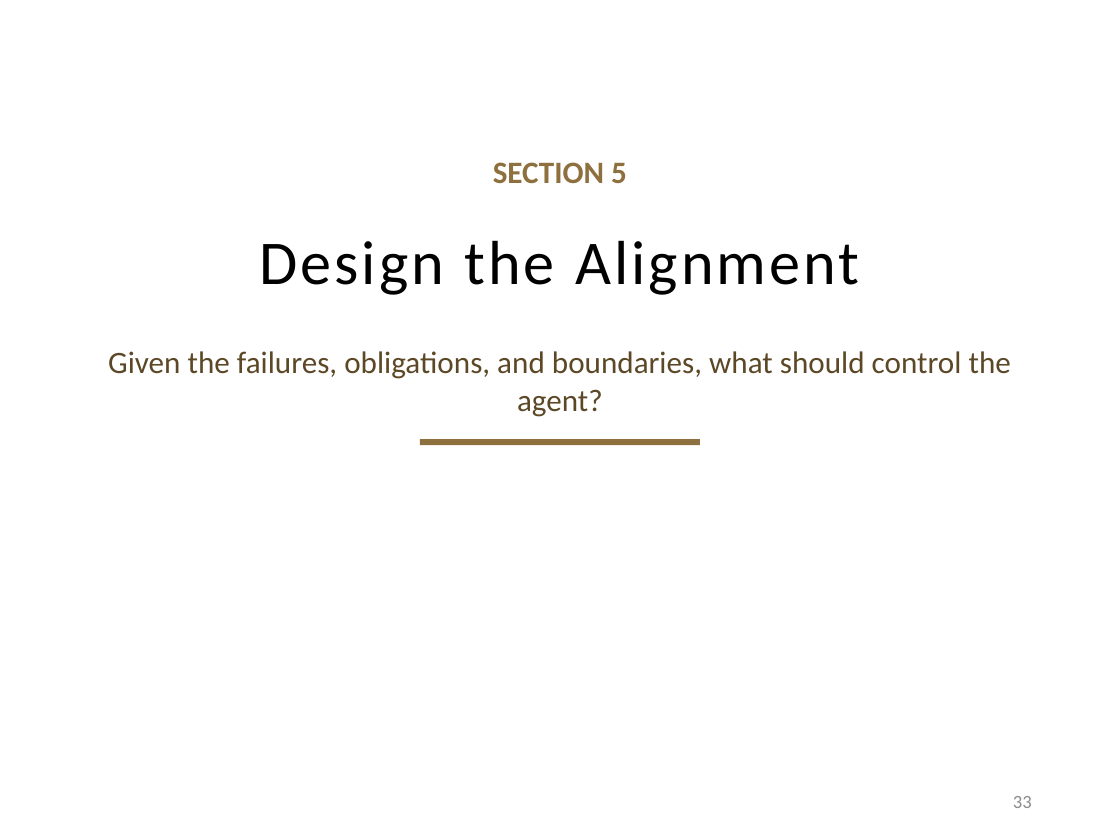
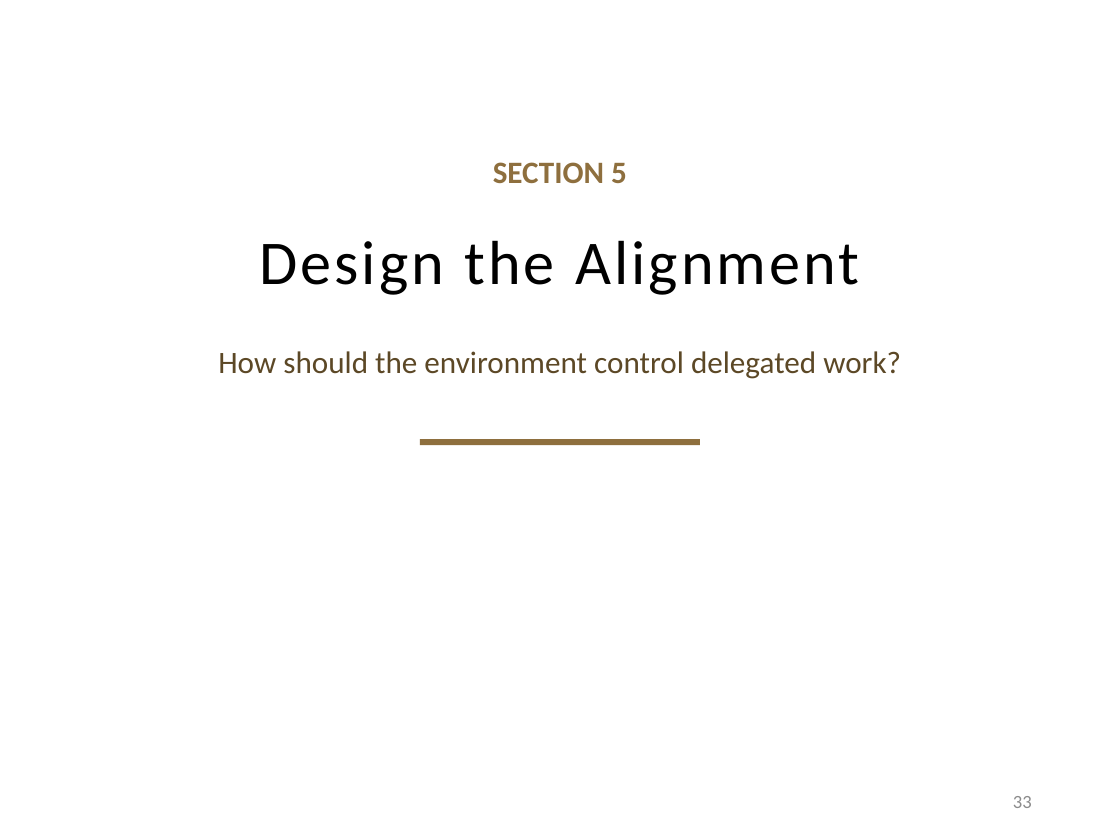
Before and after one commit to davisjam/model-based-agentic-software-engineering, a slide deck: slide 33 of course/lectures/act-2-delegation-and-control/03-alignment/2-3-Alignment.pptx. Drawn at 1120x840 pixels with LibreOffice and Linux fonts; fonts in the diff are those of the drawing; background and template pictures are left out. Boxes give left, top, right and bottom in pixels: in the first picture for what was removed or moved away, otherwise in the second. Text is boxed around its words. In the diff, an @@ line names an element or a change of style, - is before the commit and + after.

```diff
--- a/course/lectures/act-2-delegation-and-control/03-alignment/2-3-Alignment.pptx
+++ b/course/lectures/act-2-delegation-and-control/03-alignment/2-3-Alignment.pptx
@@ text at [218, 351, 901, 379]: text changed @@
-Given the failures, obligations, and boundaries, what should control the agent?
+How should the environment control delegated work?
```
Also in this commit, not shown: 10 other slides changed.
